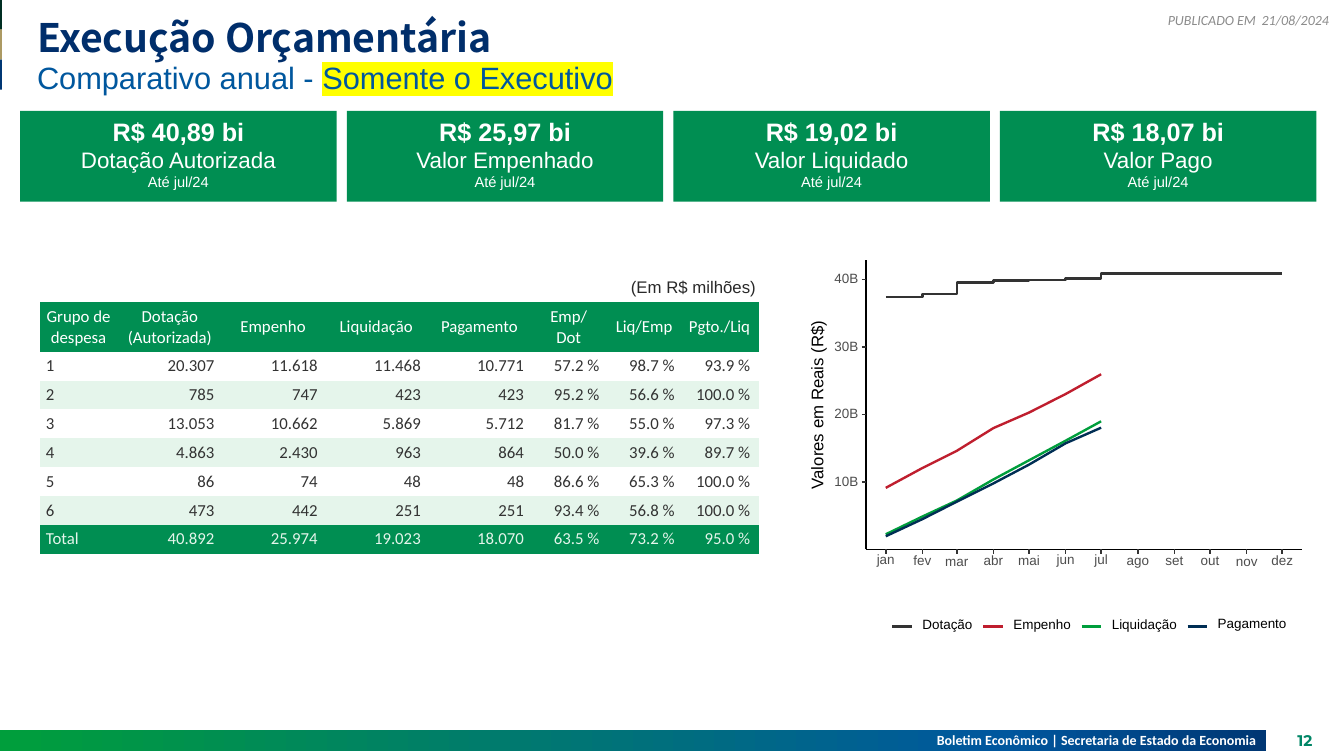
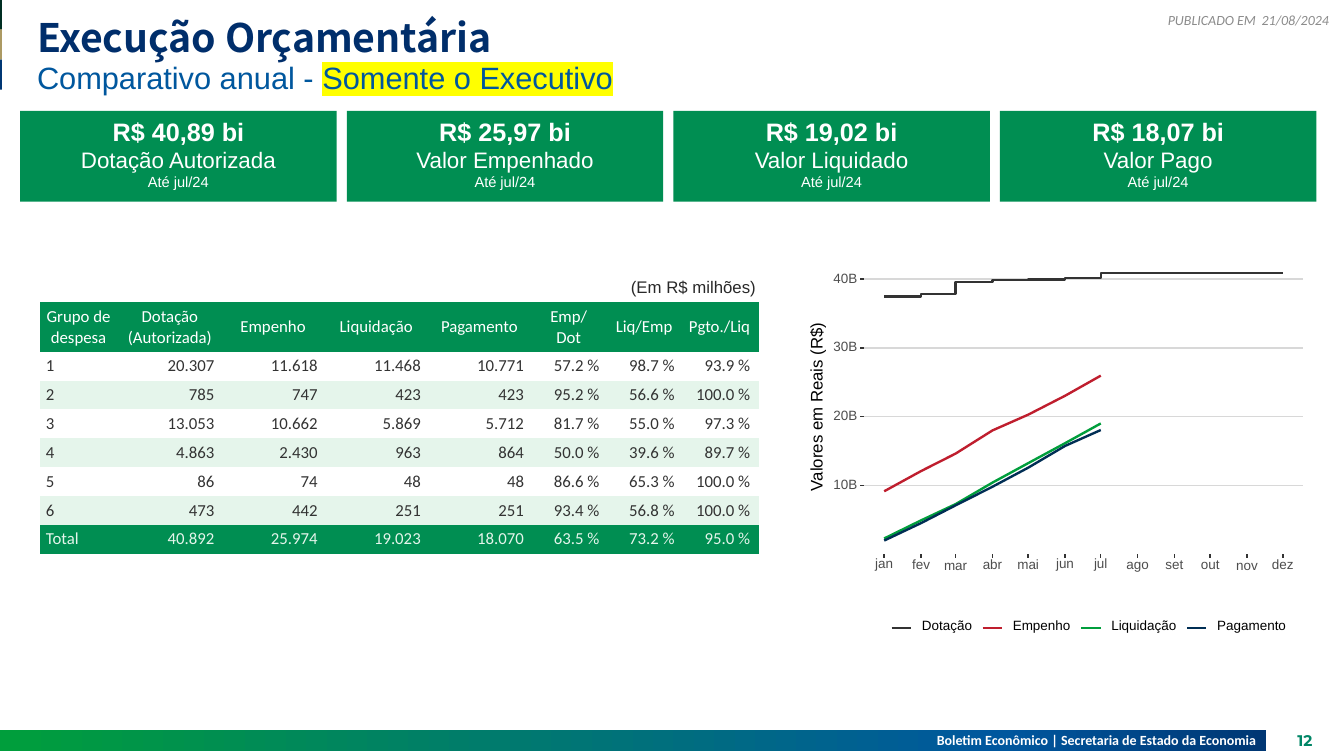
Before and after one commit to raphaellima1/Relatorio_Receita_Publicacao, a slide deck: slide 12 of 2024-08-21V2.pptx. Drawn at 1344x756 pixels with LibreOffice and Linux fonts; fonts in the diff are those of the drawing. Boxes give left, top, right and bottom in pixels: in the first picture for what was removed or moved away, otherwise in the second. Text is boxed around its words. In the diff, an @@ line names an element or a change of style, - is before the commit and + after.

```diff
--- a/2024-08-21V2.pptx
+++ b/2024-08-21V2.pptx
@@ rectangle at (x1=807, y1=252, x2=1311, y2=655): outline #FFFFFF 1.16 pt to #FFFFFF 0.75 pt @@
@@ rectangle resized from (x1=866, y1=260, x2=1303, y2=549) to (x1=807, y1=252, x2=1311, y2=655) @@
@@ freeform shape removed at (x1=866, y1=260, x2=866, y2=549) @@
@@ freeform shape added at (x1=864, y1=279, x2=1303, y2=279), outline #D8D8D8 1.07 pt @@
@@ freeform shape added at (x1=864, y1=348, x2=1303, y2=348), outline #D8D8D8 1.07 pt @@
@@ freeform shape moved from (x1=886, y1=374, x2=1102, y2=488) to (x1=884, y1=376, x2=1101, y2=492) @@
@@ outline #333333 1.16 pt to #333333 1.07 pt; outline redrawn in 3 elements at (x1=861, y1=279, x2=865, y2=279), (x1=861, y1=348, x2=865, y2=348), (x1=861, y1=416, x2=865, y2=416) @@
@@ freeform shape added at (x1=864, y1=416, x2=1303, y2=416), outline #D8D8D8 1.07 pt @@
@@ freeform shape moved from (x1=886, y1=421, x2=1102, y2=534) to (x1=884, y1=423, x2=1101, y2=538) @@
@@ freeform shape moved from (x1=866, y1=549, x2=1303, y2=549) to (x1=864, y1=486, x2=1303, y2=486) @@
@@ freeform shape at (x1=864, y1=486, x2=1303, y2=486): outline #000000 1.16 pt to #D8D8D8 1.07 pt @@
@@ 14 freeform shapes, 12 texts moved together from (x1=862, y1=427, x2=1293, y2=568) to (x1=861, y1=431, x2=1294, y2=572) @@
@@ outline #333333 1.16 pt to #333333 1.07 pt in 13 elements at (x1=861, y1=486, x2=865, y2=486), (x1=1066, y1=555, x2=1066, y2=559), (x1=1101, y1=555, x2=1101, y2=559), (x1=1138, y1=555, x2=1138, y2=559), (x1=1175, y1=555, x2=1175, y2=559), (x1=1247, y1=555, x2=1247, y2=559), (x1=922, y1=555, x2=922, y2=559), (x1=956, y1=555, x2=956, y2=559), (x1=993, y1=555, x2=993, y2=559), (x1=1211, y1=555, x2=1211, y2=559), (x1=1284, y1=555, x2=1284, y2=559), (x1=1028, y1=555, x2=1028, y2=559), (x1=884, y1=555, x2=884, y2=559) @@
@@ outline redrawn in 5 elements at (x1=884, y1=273, x2=1282, y2=296), (x1=892, y1=628, x2=911, y2=628), (x1=983, y1=628, x2=1002, y2=628), (x1=1082, y1=628, x2=1101, y2=628), (x1=1188, y1=628, x2=1207, y2=628) @@
```
Also in this commit, not shown: 1 other slide changed, 5 other files.
